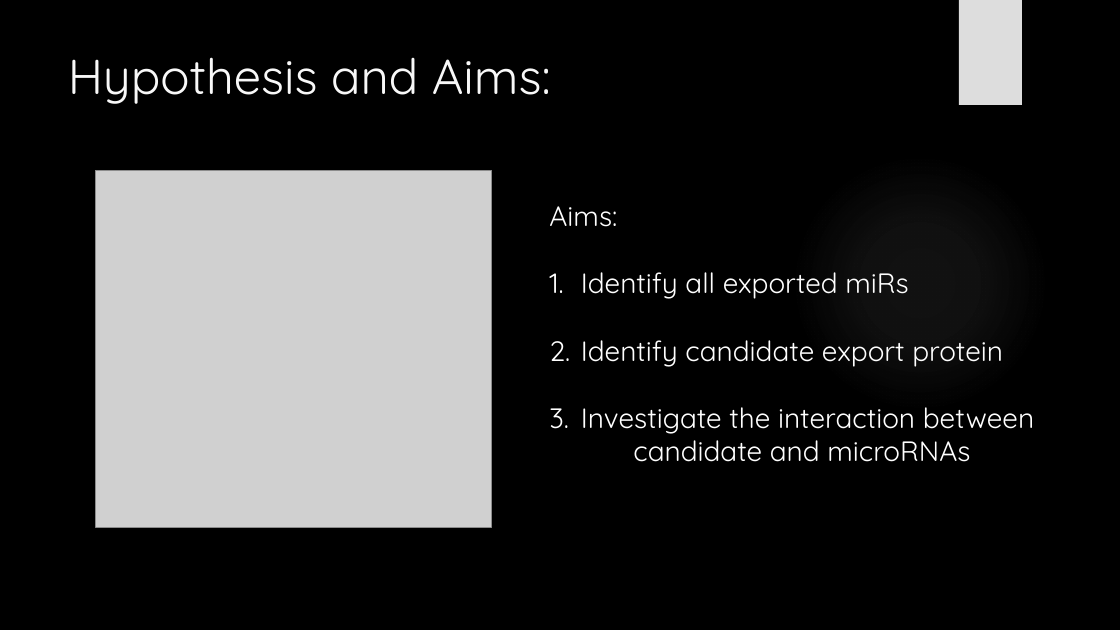
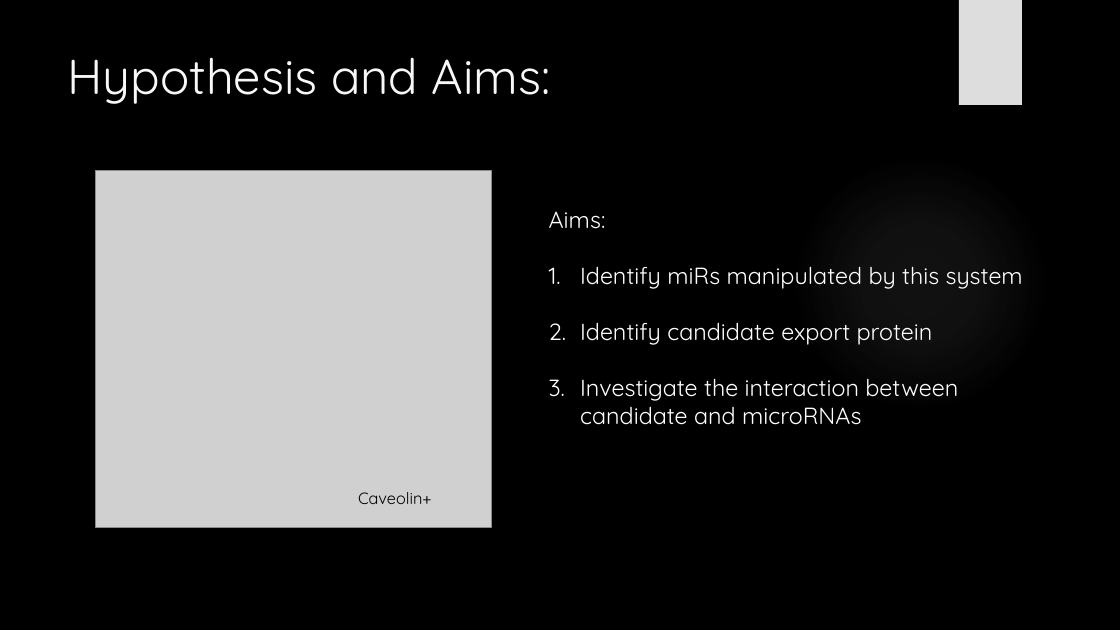
Before and after one commit to HarleyRobinson/Honours2, a slide deck: slide 6 of BackgroundInfo/CollCombBiol.pptx. Drawn at 1120x630 pixels with LibreOffice and Linux fonts; fonts in the diff are those of the drawing; grey boxes stand for pictures; background and template pictures are left out. Boxes give left, top, right and bottom in pixels: in the first picture for what was removed or moved away, otherwise in the second. Text is boxed around its words. In the diff, an @@ line names an element or a change of style, - is before the commit and + after.

```diff
--- a/BackgroundInfo/CollCombBiol.pptx
+++ b/BackgroundInfo/CollCombBiol.pptx
@@ text at (549, 211, 933, 345): size 24 to 20 pt in "Aims:", "Identify candidate export protein" @@
@@ text at (580, 266, 1023, 289): text changed; size 24 to 20 pt @@
-1. Identify all exported miRs
+1. Identify miRs manipulated by this system
@@ text at (580, 378, 958, 425): text changed; size 24 to 20 pt @@
-3. Investigate the interaction between
-candidate and microRNAs
+3. Investigate the interaction between candidate and microRNAs
@@ text added at (358, 492, 432, 504), 14 pt, text #000000 @@
+Caveolin+
```
Also in this commit, not shown: 11 other slides changed, 1 other file.
